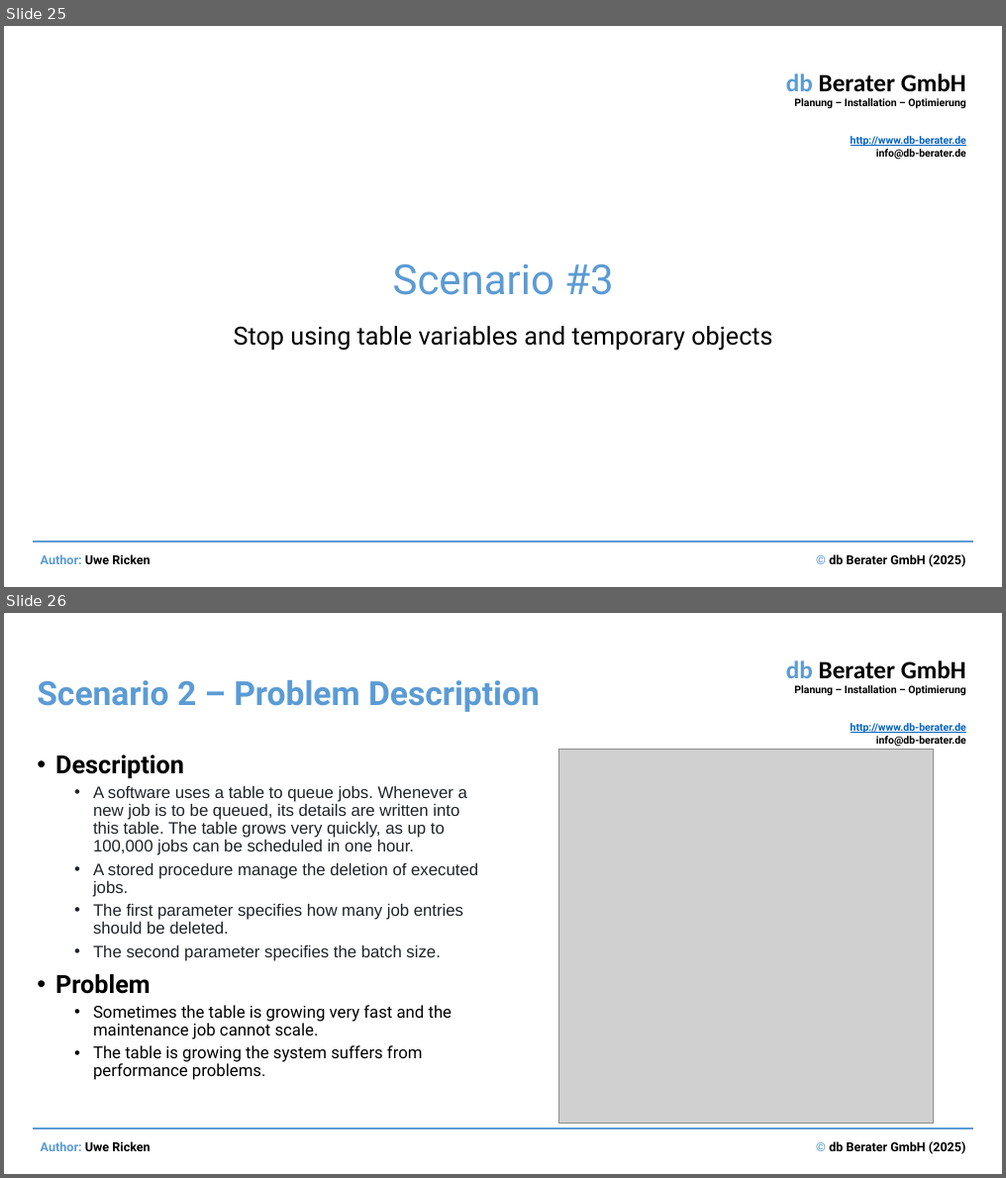
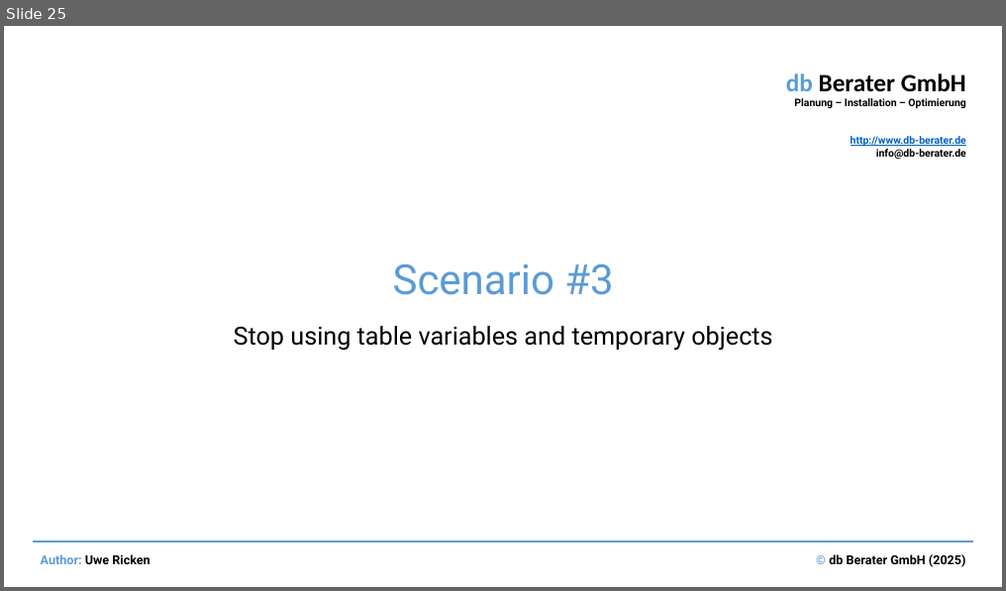
Before and after one commit to uricken1964/Workshop---Making-Bad-Codes-Better, a slide deck: Documents and Preparation/Performance optimization by identifying and correcting bad SQL code.pptx. Shown one above the other, each under a label of ours: slides 25 and 26 before the commit, slide 25 after it. The pictures are 1006x1178 and 1006x591 pixels, drawn with LibreOffice and Linux fonts; fonts in the diff are those of the drawing; grey boxes stand for pictures. Boxes give left, top, right and bottom in pixels: in the first picture for what was removed or moved away, otherwise in the second. Text is boxed around its words. In the diff, an @@ line names an element or a change of style, - is before the commit and + after.

```diff
--- a/Documents and Preparation/Performance optimization by identifying and correcting bad SQL code.pptx
+++ b/Documents and Preparation/Performance optimization by identifying and correcting bad SQL code.pptx
@@ slide 26 removed at bbox=[4, 613, 1002, 1174], background #FFFFFF; not listed: 4 template elements that a slide beside it also shows @@
@@ title removed at bbox=[37, 680, 540, 712] @@
-Scenario 2 – Problem Description
@@ text removed at bbox=[55, 755, 478, 1080] @@
-• Description
-  • A software uses a table to queue jobs. Whenever a new job is to be queued, its details are written into this table. The table grows very quickly, as up to 100,000 jobs can be scheduled in one hour.
-  • A stored procedure manage the deletion of executed jobs.
-  • The first parameter specifies how many job entries should be deleted.
-  • The second parameter specifies the batch size.
-• Problem
-  • Sometimes the table is growing very fast and the maintenance job cannot scale.
-  • The table is growing the system suffers from performance problems.
@@ picture removed at bbox=[558, 750, 933, 1124] @@
```
Also in this commit, not shown: 2 slides added, 16 other files.
